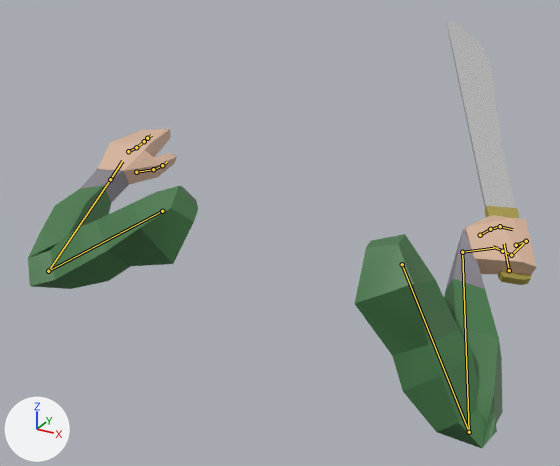
The glTF model assets/models/weapons/melee/one_hand/machete.glb, before and after one commit.
Rendered twice from a camera (50 mm lens) standing at (0.526, -0.93, 0.321) and looking at (-0.123, 0.249, -0.269). Arrows for +X, +Y and +Z are at lower left; the lights stay in place. The picture after the commit comes second. Both versions are drawn at frame 8 of the action 'swing2'; the numbers are the values there. The bones that change, and the others that lie on the model, are drawn over the model as lines.

The first picture shows 'PiernaIzquierda', 'machete'.
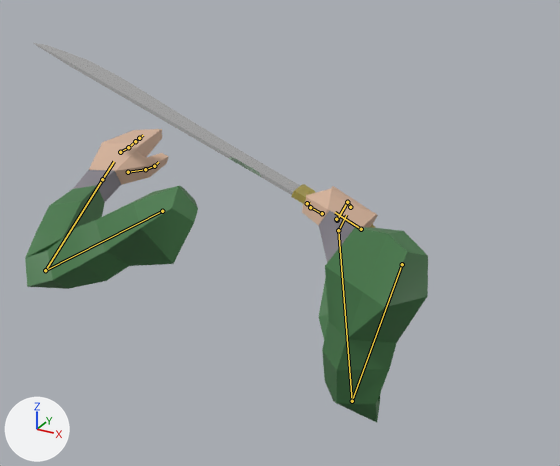
Pixel boxes (x1, y1, x2, y2) of what changed, in the pictures (560 x 466 px):
'PiernaIzquierda', posed (21% narrower, 8% shorter): before (28, 129, 536, 448); after (25, 129, 428, 422)
'machete', posed (295% wider, 30% shorter): before (446, 21, 532, 285); after (33, 43, 376, 228)
bone 'upper_arm_left', root to tip: before (162, 211) to (48, 271); after (162, 211) to (45, 270)
bone 'forearm_left', root to tip: before (48, 271) to (110, 179); after (45, 270) to (102, 179)
bone 'hand_left', root to tip: before (110, 179) to (122, 161); after (102, 179) to (114, 161)
bone 'upper_arm_right', root to tip: before (402, 264) to (469, 432); after (402, 264) to (352, 401)
bone 'forearm_right', root to tip: before (469, 432) to (462, 252); after (352, 401) to (338, 230)
bone 'hand_right', root to tip: before (462, 252) to (497, 247); after (338, 230) to (346, 215)

Diff of the bpy script that builds the scene:
```diff
--- a/assets/models/weapons/melee/one_hand/machete.glb.py
+++ b/assets/models/weapons/melee/one_hand/machete.glb.py
@@ bone_upper_arm_left @@
 bone_upper_arm_left = bpy.data.objects['rig'].pose.bones['upper_arm_left']
-bone_upper_arm_left.rotation_quaternion = (0.889, 0.06, -0.241, 0.384)  # degrees (-5, -28, 48)
+bone_upper_arm_left.rotation_quaternion = (0.883, 0.053, -0.255, 0.391)  # degrees (-7, -29, 50)
@@ bone_forearm_left @@
 bone_forearm_left = bpy.data.objects['rig'].pose.bones['forearm_left']  # child of 'upper_arm_left'
-bone_forearm_left.rotation_quaternion = (0.762, -0.61, 0.09, -0.198)  # degrees (-76, -6, -24)
+bone_forearm_left.rotation_quaternion = (0.772, -0.6, 0.088, -0.189)  # degrees (-75, -5, -24)
@@ bone_hand_left @@
 bone_hand_left = bpy.data.objects['rig'].pose.bones['hand_left']  # child of 'forearm_left'
-bone_hand_left.rotation_quaternion = (-0.984, -0.131, -0.105, -0.057)  # degrees (16, 11, 8)
+bone_hand_left.rotation_quaternion = (-0.982, -0.15, -0.099, -0.057)  # degrees (18, 10, 8)
@@ bone_upper_arm_right @@
 bone_upper_arm_right = bpy.data.objects['rig'].pose.bones['upper_arm_right']
-bone_upper_arm_right.rotation_quaternion = (0.979, 0.004, -0.136, -0.154)  # degrees (3, -15, -18)
+bone_upper_arm_right.rotation_quaternion = (0.82, 0.145, -0.523, 0.181)  # degrees (7, -66, 20)
@@ bone_forearm_right @@
 bone_forearm_right = bpy.data.objects['rig'].pose.bones['forearm_right']  # child of 'upper_arm_right'
-bone_forearm_right.rotation_quaternion = (0.449, -0.677, -0.105, 0.573)  # degrees (-85, 43, 64)
+bone_forearm_right.rotation_quaternion = (0.513, -0.603, -0.197, 0.578)  # degrees (-77, 30, 73)
@@ bone_hand_right @@
 bone_hand_right = bpy.data.objects['rig'].pose.bones['hand_right']  # child of 'forearm_right'
-bone_hand_right.rotation_quaternion = (0.764, -0.595, -0.236, -0.078)  # degrees (-78, -27, 10)
+bone_hand_right.rotation_quaternion = (0.848, -0.343, -0.393, 0.094)  # degrees (-55, -37, 33)
```
